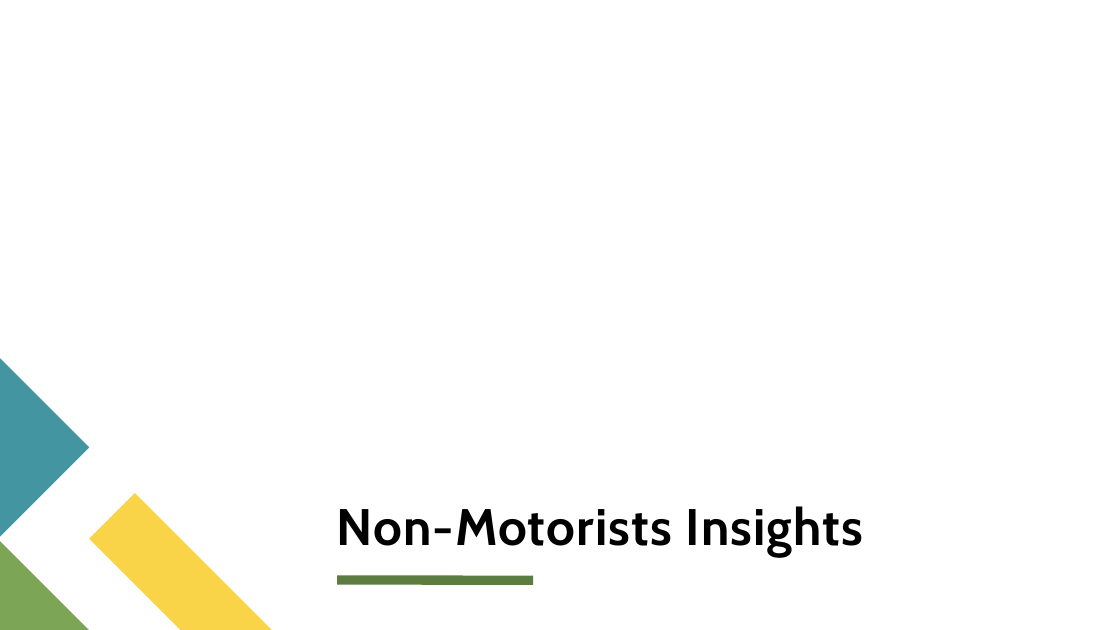
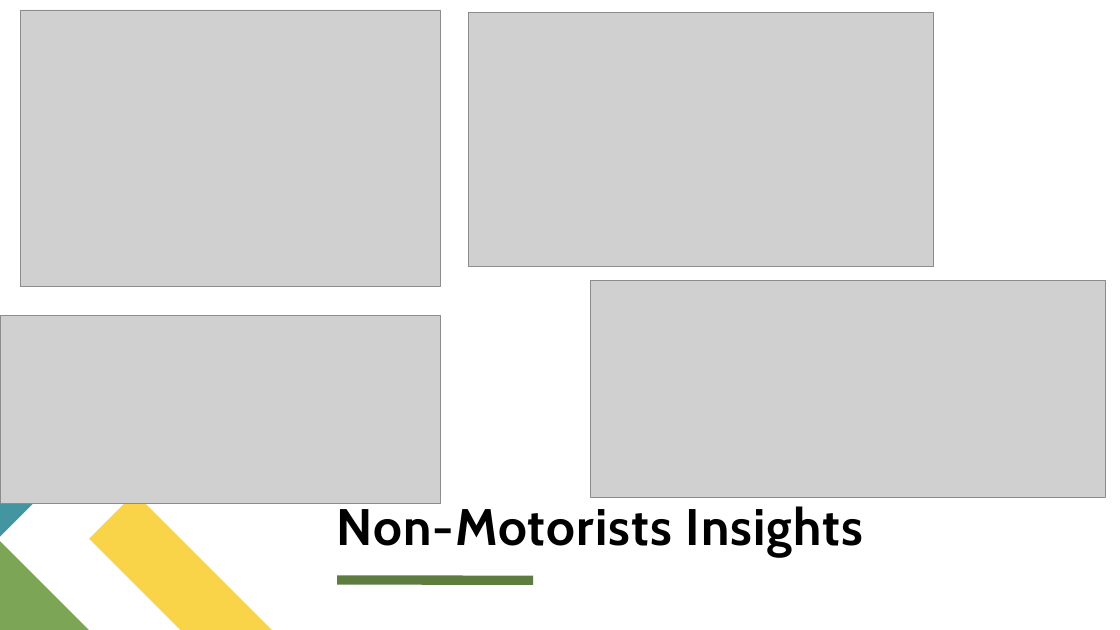
Before and after one commit to x22237941/Database-and-Analytical-Programming, a slide deck: slide 9 of Final Notebooks/TeamI.pptx. Drawn at 1120x630 pixels with LibreOffice and Linux fonts; fonts in the diff are those of the drawing; grey boxes stand for pictures. Boxes give left, top, right and bottom in pixels: in the first picture for what was removed or moved away, otherwise in the second. Text is boxed around its words. In the diff, an @@ line names an element or a change of style, - is before the commit and + after.

```diff
--- a/Final Notebooks/TeamI.pptx
+++ b/Final Notebooks/TeamI.pptx
@@ picture added at [21,10,441,287] @@
@@ picture added at [469,13,933,266] @@
@@ picture added at [591,281,1106,497] @@
@@ picture added at [0,315,441,503] @@
@@ title "Non-Motorists Insights" rewrapped from [336,506,863,556] to [336,502,863,556] @@
```
Also in this commit, not shown: 2 other slides changed, 1 slide added, 2 slides removed.
